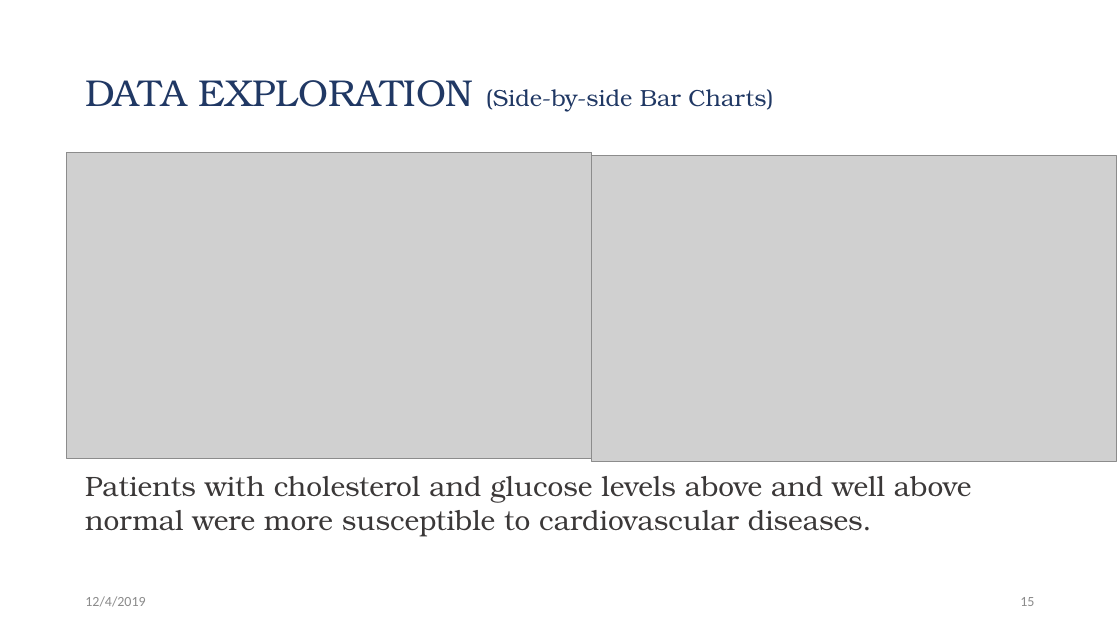
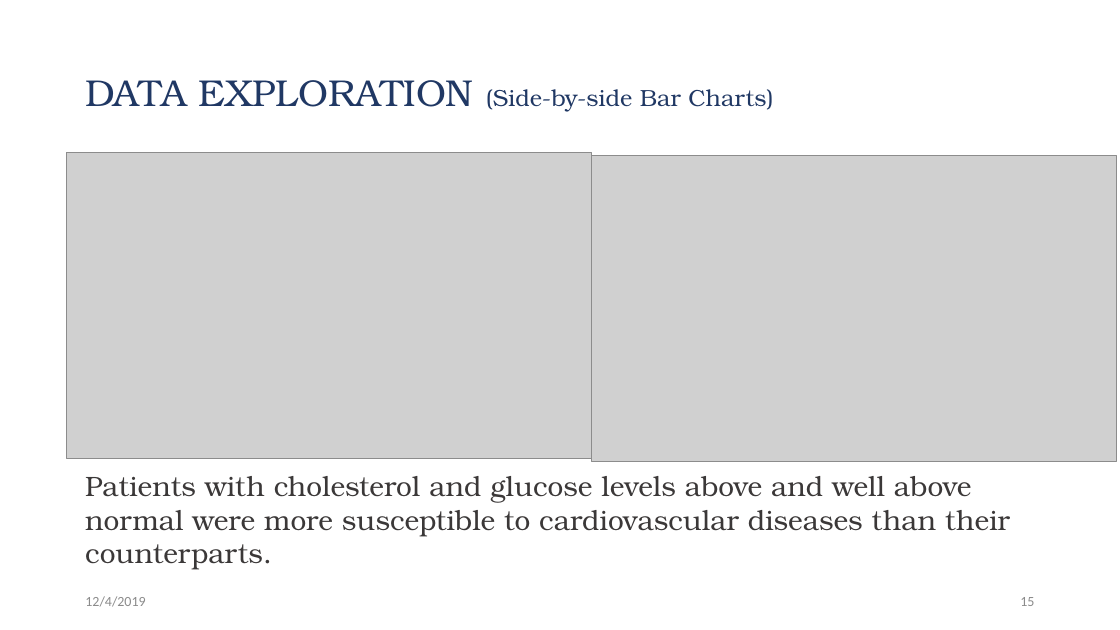
Before and after one commit to Jwen-pg/cds501-predicting-heart-disease, a slide deck: slide 15 of presentation.pptx. Drawn at 1120x630 pixels with LibreOffice and Linux fonts; fonts in the diff are those of the drawing; grey boxes stand for pictures. Boxes give left, top, right and bottom in pixels: in the first picture for what was removed or moved away, otherwise in the second. Text is boxed around its words. In the diff, an @@ line names an element or a change of style, - is before the commit and + after.

```diff
--- a/presentation.pptx
+++ b/presentation.pptx
@@ text at (85, 476, 1010, 570): text changed @@
-Patients with cholesterol and glucose levels above and well above normal were more susceptible to cardiovascular diseases.
+Patients with cholesterol and glucose levels above and well above normal were more susceptible to cardiovascular diseases than their counterparts.
```
Also in this commit, not shown: 4 other slides changed, 1 slide added, 1 slide removed.
